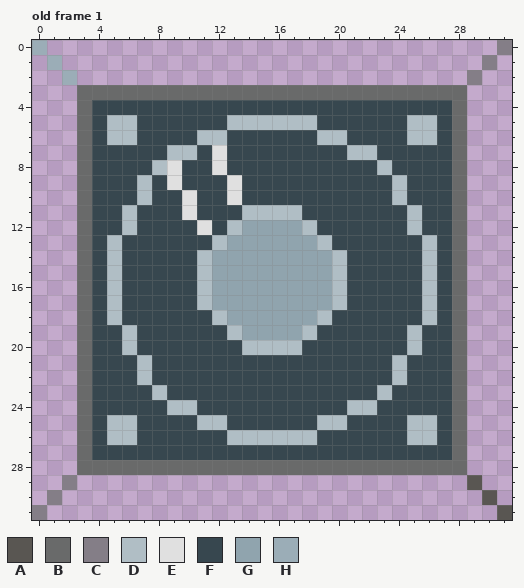
One commit to this pixel-art file: RawArt/Art Material/electronic/Heat Sink Core.aseprite. The picture above was drawn from the file before the commit.
32x32 pixels, 1 frame. Shown: old frame 1. The commit also changed other frames, which this record leaves out.
Visible layers, top first: "fans", "Heat Sink core", "background".
Palette (. is transparent): A #595652  B #696a6a  C #847e87  D #b0bec5  E #e0e0e0  F #37474f  G #90a4ae  H #9badb7
Pixels before, old frame 1, first column x 0:
 0 H..............................C
 1 .H............................C.
 2 ..H..........................C..
 3 ...BBBBBBBBBBBBBBBBBBBBBBBBBB...
 4 ...BFFFFFFFFFFFFFFFFFFFFFFFFB...
 5 ...BFDDFFFFFFDDDDDDFFFFFFDDFB...
 6 ...BFDDFFFFDDFFFFFFDDFFFFDDFB...
 7 ...BFFFFFDDFEFFFFFFFFDDFFFFFB...
 8 ...BFFFFDEFFEFFFFFFFFFFDFFFFB...
 9 ...BFFFDFEFFFEFFFFFFFFFFDFFFB...
10 ...BFFFDFFEFFEFFFFFFFFFFDFFFB...
11 ...BFFDFFFEFFFDDDDFFFFFFFDFFB...
12 ...BFFDFFFFEFDGGGGDFFFFFFDFFB...
13 ...BFDFFFFFFDGGGGGGDFFFFFFDFB...
14 ...BFDFFFFFDGGGGGGGGDFFFFFDFB...
15 ...BFDFFFFFDGGGGGGGGDFFFFFDFB...
16 ...BFDFFFFFDGGGGGGGGDFFFFFDFB...
17 ...BFDFFFFFDGGGGGGGGDFFFFFDFB...
18 ...BFDFFFFFFDGGGGGGDFFFFFFDFB...
19 ...BFFDFFFFFFDGGGGDFFFFFFDFFB...
20 ...BFFDFFFFFFFDDDDFFFFFFFDFFB...
21 ...BFFFDFFFFFFFFFFFFFFFFDFFFB...
22 ...BFFFDFFFFFFFFFFFFFFFFDFFFB...
23 ...BFFFFDFFFFFFFFFFFFFFDFFFFB...
24 ...BFFFFFDDFFFFFFFFFFDDFFFFFB...
25 ...BFDDFFFFDDFFFFFFDDFFFFDDFB...
26 ...BFDDFFFFFFDDDDDDFFFFFFDDFB...
27 ...BFFFFFFFFFFFFFFFFFFFFFFFFB...
28 ...BBBBBBBBBBBBBBBBBBBBBBBBBB...
29 ..C..........................A..
30 .C............................A.
31 C..............................A
Now the later version:
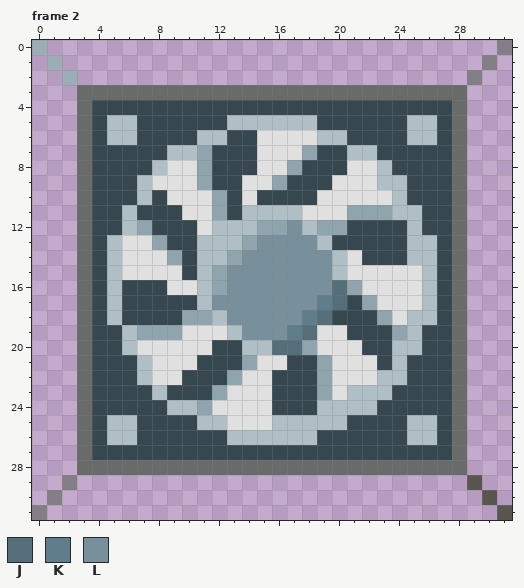
Colours new in this view: J #546e7a  K #607d8b  L #78909c
A new or re-ordered frame is compared with the old frame closest to it.
Diff:
{"change": "frames 1 -> 18"}
{"where": "frame 2 is new; against old frame 1, layer \"Heat Sink core\""}
{"frame":2,"y":6,"x":15,"old":"FFFF","new":"EEEE"}
{"frame":2,"y":7,"x":11,"old":"FE","new":"GF"}
{"frame":2,"y":7,"x":15,"old":"FFFF","new":"EEEG"}
{"frame":2,"y":8,"x":10,"old":"FFE","new":"EGF"}
{"frame":2,"y":8,"x":15,"old":"FFF","new":"EEG"}
{"frame":2,"y":8,"x":21,"old":"FF","new":"EE"}
{"frame":2,"y":9,"x":8,"old":"F","new":"E"}
{"frame":2,"y":9,"x":10,"old":"FF","new":"EG"}
{"frame":2,"y":9,"x":13,"old":"EFFF","new":"FEEG"}
{"frame":2,"y":9,"x":20,"old":"FFFF","new":"EEED"}
{"frame":2,"y":10,"x":9,"old":"F","new":"E"}
{"frame":2,"y":10,"x":11,"old":"FFEF","new":"EGFE"}
{"frame":2,"y":10,"x":19,"old":"FFFFF","new":"EEEEE"}
{"frame":2,"y":11,"x":11,"old":"FF","new":"EG"}
{"frame":2,"y":11,"x":18,"old":"FFFFFFF","new":"EEEGGGD"}
{"frame":2,"y":12,"x":7,"old":"F","new":"G"}
{"frame":2,"y":12,"x":12,"old":"F","new":"D"}
{"frame":2,"y":12,"x":14,"old":"G","new":"D"}
{"frame":2,"y":12,"x":17,"old":"G","new":"L"}
{"frame":2,"y":12,"x":19,"old":"FF","new":"GG"}
{"frame":2,"y":13,"x":6,"old":"FFF","new":"EEG"}
{"frame":2,"y":13,"x":11,"old":"F","new":"D"}
{"frame":2,"y":13,"x":13,"old":"G","new":"D"}
{"frame":2,"y":13,"x":15,"old":"GGGG","new":"LLLL"}
{"frame":2,"y":13,"x":25,"old":"F","new":"D"}
{"frame":2,"y":14,"x":6,"old":"FFFF","new":"EEEG"}
{"frame":2,"y":14,"x":12,"old":"G","new":"D"}
{"frame":2,"y":14,"x":14,"old":"GGGGGG","new":"LLLLLL"}
{"frame":2,"y":14,"x":21,"old":"F","new":"E"}
{"frame":2,"y":14,"x":25,"old":"F","new":"D"}
{"frame":2,"y":15,"x":6,"old":"FFFF","new":"EEEE"}
{"frame":2,"y":15,"x":13,"old":"GGGGGGG","new":"LLLLLLL"}
{"frame":2,"y":15,"x":21,"old":"FFFFF","new":"EEEEE"}
{"frame":2,"y":16,"x":9,"old":"FF","new":"EE"}
{"frame":2,"y":16,"x":13,"old":"GGGGGGGDFFFFF","new":"LLLLLLLJGEEEE"}
{"frame":2,"y":17,"x":12,"old":"GGGGGGGGD","new":"LLLLLLLKJ"}
{"frame":2,"y":17,"x":22,"old":"FFFF","new":"GEEE"}
{"frame":2,"y":18,"x":10,"old":"FF","new":"GG"}
{"frame":2,"y":18,"x":13,"old":"GGGGGGD","new":"LLLLLKJ"}
{"frame":2,"y":18,"x":23,"old":"FFF","new":"GED"}
{"frame":2,"y":19,"x":7,"old":"FFFFFF","new":"GGGEEE"}
{"frame":2,"y":19,"x":14,"old":"GGGGDFF","new":"LLLKJEE"}
{"frame":2,"y":19,"x":24,"old":"F","new":"G"}
{"frame":2,"y":20,"x":7,"old":"FFFFF","new":"EEEEE"}
{"frame":2,"y":20,"x":16,"old":"DDFFFF","new":"JJGEEE"}
{"frame":2,"y":20,"x":24,"old":"F","new":"D"}
{"frame":2,"y":21,"x":8,"old":"FFF","new":"EEE"}
{"frame":2,"y":21,"x":14,"old":"FFF","new":"GEE"}
{"frame":2,"y":21,"x":19,"old":"FFFF","new":"GEEE"}
{"frame":2,"y":22,"x":8,"old":"FF","new":"EE"}
{"frame":2,"y":22,"x":13,"old":"FFF","new":"GEE"}
{"frame":2,"y":22,"x":19,"old":"FFFFF","new":"GEEED"}
{"frame":2,"y":23,"x":12,"old":"FFFF","new":"GEEE"}
{"frame":2,"y":23,"x":19,"old":"FFFF","new":"GEDD"}
{"frame":2,"y":24,"x":11,"old":"FFFFF","new":"GEEEE"}
{"frame":2,"y":24,"x":19,"old":"FF","new":"DD"}
{"frame":2,"y":25,"x":13,"old":"FFFFFF","new":"EEEDDD"}
